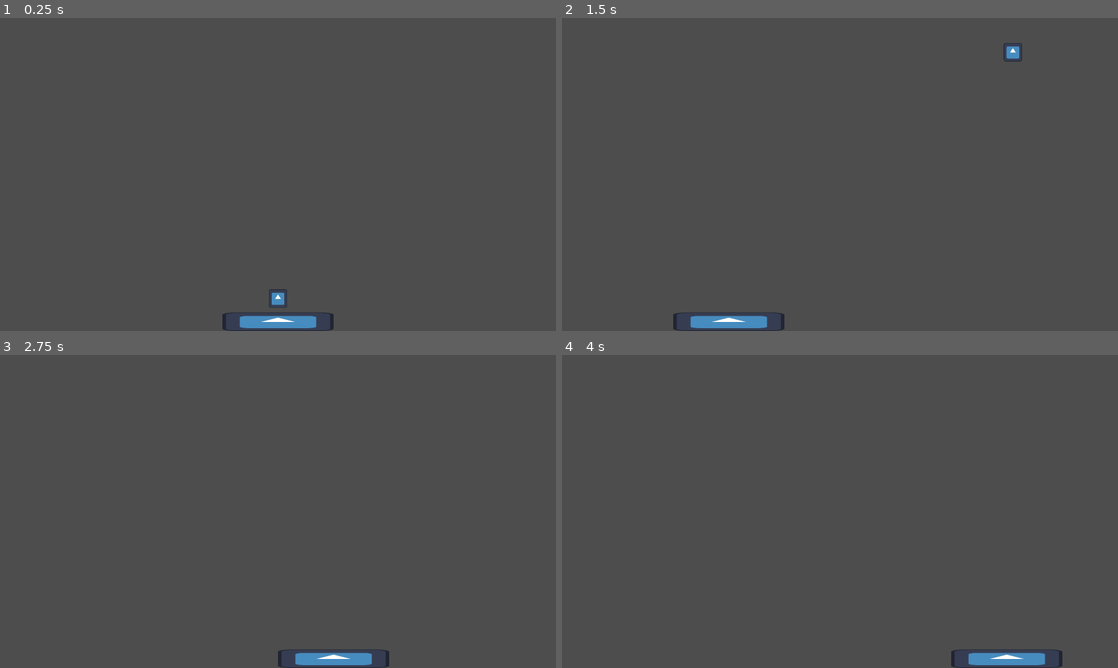
Above: before the commit, frames 1-4 (two rows, left to right).
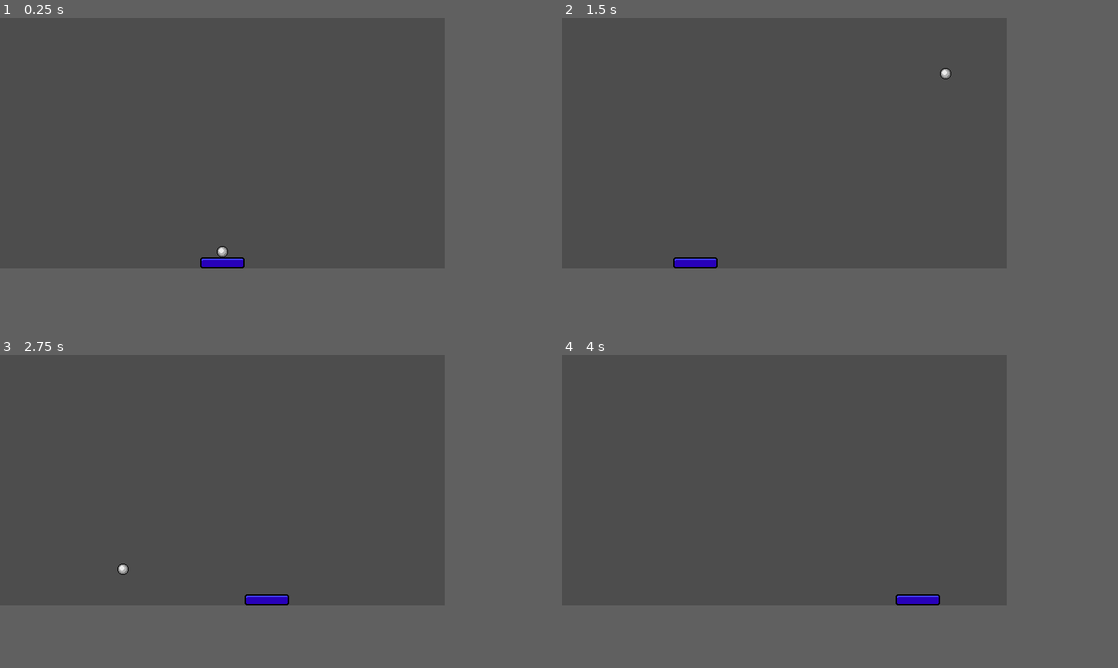
Above: after the commit, the same moments.

Repository: SnabbKneht/Blicblock
Game: Godot game, scene res://scenes/main.tscn
The game is run twice, just before and just after one commit, with the same random seed, the same clock (stepped at 60 frames per second) and the same inputs. The engine's default icon, where the game draws it, is replaced by a stand-in: a white triangle on a blue panel in a dark square.
Inputs (mouse positions are in pixels of both pictures, inside the frame that each line leads up to):
- Up to frame 1 (0.25 s): no input
- Up to frame 2 (1.5 s): tap Enter at 0.5 s; move the mouse to (962, 158) at 0.52 s; click (962, 158) at 0.6 s; move the mouse to (728, 190) at 1.27 s; click (728, 190) at 1.35 s
- Up to frame 3 (2.75 s): move the mouse to (333, 442) at 2.02 s; click (333, 442) at 2.1 s
- Up to frame 4 (4 s): move the mouse to (812, 574) at 2.77 s; click (812, 574) at 2.85 s; click (812, 574) at 3.5 s; move the mouse to (1006, 558) at 3.52 s; click (1006, 558) at 3.6 s
In our replay, the window is 800x450 before the commit and 640x360 after it. These sizes can differ from the game's own. Grey fills any space a smaller window leaves; there, only what the larger window draws over its background counts as a difference.

The runs differ from the first frame. In frame 1, 1.2% of the frame differs, in the area x 36-60%, y 72-100%; in frame 2, 1.2%, in the area x 20-83%, y 8-100%; in frame 3, 1.1%; in frame 4, 1.0%.

Commit message:
Add blocks, ball and platform sprites

Diff:
--- a/config.tres
+++ b/config.tres
@@ -4,5 +4,5 @@
 
 [resource]
 script = ExtResource("1_6v033")
-screen_width = 1920
-screen_height = 1080
+screen_width = 640
+screen_height = 360
--- a/project.godot
+++ b/project.godot
@@ -17,8 +17,8 @@
 
 [display]
 
-window/size/viewport_width=1920
-window/size/viewport_height=1080
+window/size/viewport_width=640
+window/size/viewport_height=360
 window/stretch/mode="viewport"
 
 [input]
@@ -33,3 +33,7 @@
 
 2d/default_gravity=0.0
 2d/default_linear_damp=0.0
+
+[rendering]
+
+textures/canvas_textures/default_texture_filter=0
--- a/scenes/ball.tscn
+++ b/scenes/ball.tscn
@@ -2,21 +2,20 @@
 
 [ext_resource type="Script" path="res://scripts/ball.gd" id="1_3wpq5"]
 [ext_resource type="PhysicsMaterial" uid="uid://4a7lk82pqh3e" path="res://physics_material.tres" id="1_77vkp"]
-[ext_resource type="Texture2D" uid="uid://dynj0dq6aeege" path="res://icon.svg" id="1_cskwn"]
+[ext_resource type="Texture2D" uid="uid://dbmbs832xfrbn" path="res://sprites/ball.png" id="3_rft0h"]
 
 [sub_resource type="CircleShape2D" id="CircleShape2D_0diny"]
-radius = 32.0624
+radius = 9.0
 
 [node name="Ball" type="RigidBody2D"]
 physics_material_override = ExtResource("1_77vkp")
 gravity_scale = 0.0
 lock_rotation = true
 script = ExtResource("1_3wpq5")
-start_force = 1000.0
+start_force = 300.0
 
 [node name="CollisionShape2D" type="CollisionShape2D" parent="."]
 shape = SubResource("CircleShape2D_0diny")
 
 [node name="Sprite2D" type="Sprite2D" parent="."]
-scale = Vector2(0.5, 0.5)
-texture = ExtResource("1_cskwn")
+texture = ExtResource("3_rft0h")
--- a/scenes/main.tscn
+++ b/scenes/main.tscn
@@ -7,13 +7,13 @@
 
 [node name="Main" type="Node"]
 script = ExtResource("1_yg1w6")
-initial_ball_offset = Vector2(0, -80)
+initial_ball_offset = Vector2(0, -8)
 
 [node name="Player" parent="." instance=ExtResource("1_avwyv")]
-position = Vector2(909, 1048)
+position = Vector2(85, 344)
 
 [node name="Ball" parent="." instance=ExtResource("3_k33x8")]
-position = Vector2(910, 982)
+position = Vector2(61, 329)
 
 [node name="Wall" parent="." instance=ExtResource("4_l0e7s")]
 rotation = 3.14159
@@ -22,5 +22,5 @@
 rotation = 1.5708
 
 [node name="Wall3" parent="." instance=ExtResource("4_l0e7s")]
-position = Vector2(1920, 0)
+position = Vector2(640, 0)
 rotation = -1.5708
--- a/scenes/player.tscn
+++ b/scenes/player.tscn
@@ -1,18 +1,18 @@
 [gd_scene load_steps=4 format=3 uid="uid://b2pqw7vi4l2i4"]
 
 [ext_resource type="Script" path="res://scripts/player.gd" id="1_50qej"]
-[ext_resource type="Texture2D" uid="uid://dynj0dq6aeege" path="res://icon.svg" id="1_lxtgy"]
+[ext_resource type="Texture2D" uid="uid://qabiqtflpfx3" path="res://sprites/platform.png" id="2_gwabo"]
 
 [sub_resource type="RectangleShape2D" id="RectangleShape2D_78etv"]
-size = Vector2(384, 64)
+size = Vector2(64, 16)
 
 [node name="Player" type="StaticBody2D"]
 script = ExtResource("1_50qej")
-player_width = 384.0
+player_width = 64.0
 
 [node name="CollisionShape2D" type="CollisionShape2D" parent="."]
+position = Vector2(0, 8)
 shape = SubResource("RectangleShape2D_78etv")
 
 [node name="Sprite2D" type="Sprite2D" parent="."]
-scale = Vector2(3, 0.5)
-texture = ExtResource("1_lxtgy")
+texture = ExtResource("2_gwabo")
Binary file added: sprites/ball.png
Not shown, added: sprites/ball.png.import
Binary file added: sprites/blocks.png
Not shown, added: sprites/blocks.png.import
Binary file added: sprites/platform.png
Not shown, added: sprites/platform.png.import
